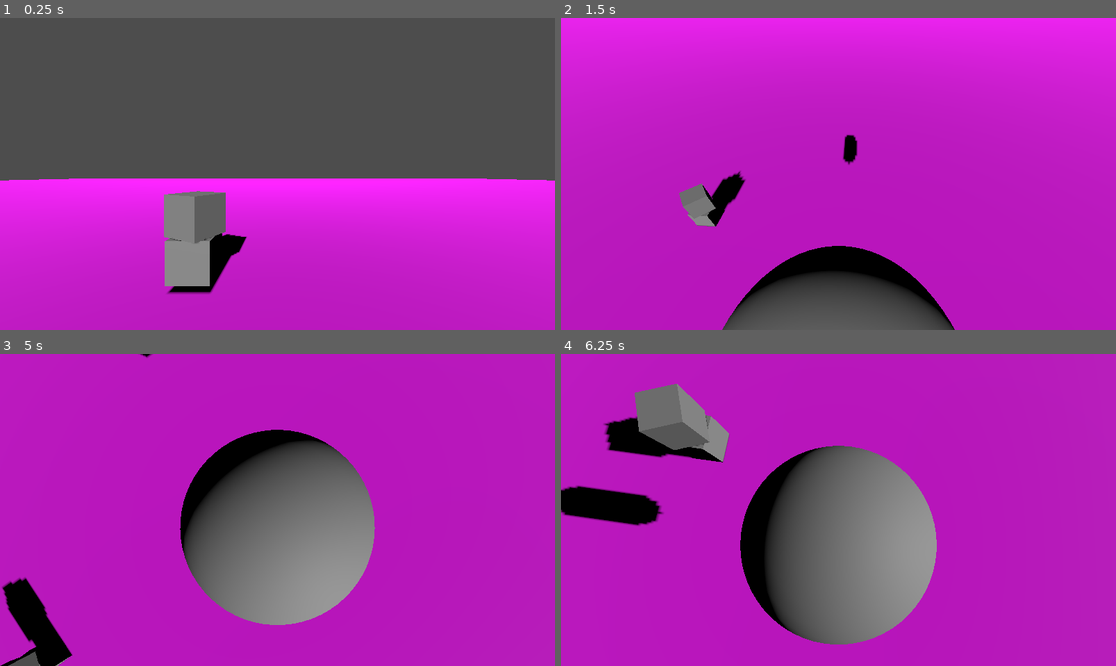
Above: before the commit, frames 1-4 (two rows, left to right).
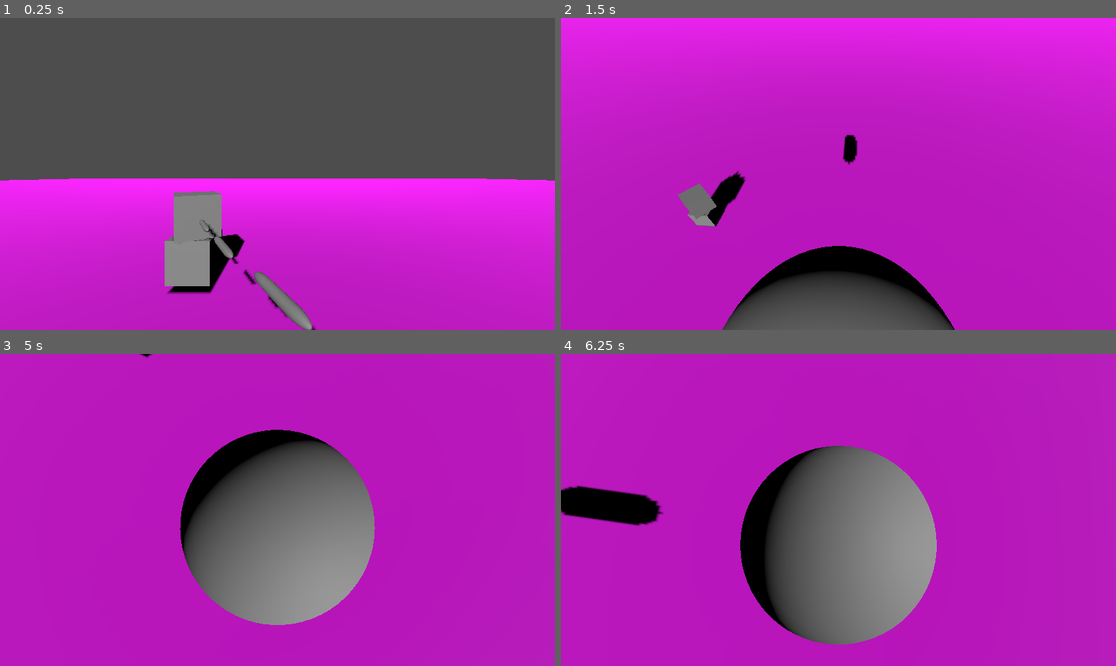
Above: after the commit, the same moments.

Repository: Flodurs/GoDotTest
Game: Godot game, scene res://scenes/level/level.tscn
Two runs of this game, one before a commit and one after it. Both use one fixed random seed, a clock stepped at 60 frames per second and the inputs below.
Inputs:
- Up to frame 1 (0.25 s): no input
- Up to frame 2 (1.5 s): hold D (Right) 0.53-1.28 s; hold Down (CamDown) 0.53-1.28 s; tap Space (Jump) at 0.77 s; hold S (Backward) from 1.28 s (still down); tap Left (CamLeft) at 1.35 s
- Up to frame 3 (5 s): tap Space (Jump) at 1.52, 3.02, 3.77, 4.52 s; release S (Backward) at 2.03 s; hold D (Right) 2.03-2.78 s; hold Right (CamRight) 2.03-2.78 s; hold W (Forward) 2.78-3.53 s; tap Up (CamUp) at 2.85 s; hold Down (CamDown) 3.53-4.28 s; hold A (Left) from 3.53 s (still down); tap Left (CamLeft) at 4.35 s
- Up to frame 4 (6.25 s): release A (Left) at 5.03 s; hold S (Backward) 5.03-5.78 s; hold Right (CamRight) 5.03-5.78 s; hold D (Right) from 5.78 s (still down); tap Up (CamUp) at 5.85 s; tap Space (Jump) at 6.02 s

The runs differ from the first frame. In frame 1, 1.9% of the frame differs, in the area x 29-58%, y 55-100%; in frame 2, less than 0.1%; in frame 3, 1.9%; in frame 4, 3.7%, in the area x 7-31%, y 9-35%.

Commit message:
Added shooting

Diff:
--- a/scenes/enemys/enemy_1.gd
+++ b/scenes/enemys/enemy_1.gd
@@ -1,8 +1,9 @@
 extends CharacterBody3D
 
+var BULLET = preload("res://scenes/projectiles/bullet.tscn")
 
 var gravity = 3
-var rotationspeed = 2
+var rotationspeed = 10
 var target_y_angle = 0
 var movementSpeed = 2
 var targetPoint = 1
@@ -12,6 +13,13 @@
 	if not is_on_floor():
 		velocity.y -= gravity * delta
 	move_and_slide()
+
+func shoot():
+	var b = BULLET.instantiate()
+	b.position = position
+	b.rotation = $Head.rotation
+	b.rotation.y+=1.5707
+	owner.add_child(b)
 
 
 func _process(delta):
@@ -26,10 +34,12 @@
 	if targetPoint == 0:
 		transform.origin.x-=movementSpeed*delta
 
-	if transform.origin.x >= 10:
+	if transform.origin.x >= 2:
+		shoot()
 		targetPoint = 0
 
-	if transform.origin.x <= -10:
+	if transform.origin.x <= -2:
+		shoot()
 		targetPoint = 1
 
 
@@ -56,6 +66,8 @@
 	var dirAngle = map_xz.angle()
 	var myAngle = aMap_xz.angle()
 
+	target_y_angle = dirAngle
+
 
 
 
--- a/scenes/enemys/enemy_1.tscn
+++ b/scenes/enemys/enemy_1.tscn
@@ -9,7 +9,7 @@
 
 [sub_resource type="BoxMesh" id="BoxMesh_278l7"]
 
-[node name="CharacterBody3D" type="CharacterBody3D"]
+[node name="enemy1" type="CharacterBody3D"]
 script = ExtResource("1_goman")
 
 [node name="CollisionShape3D" type="CollisionShape3D" parent="."]
--- /dev/null
+++ b/scenes/projectiles/bullet.gd
@@ -0,0 +1,16 @@
+extends Node3D
+
+var dir: Vector3
+var speed = 200
+var existingTime = 0
+# Called when the node enters the scene tree for the first time.
+func _ready():
+	pass # Replace with function body.
+
+
+# Called every frame. 'delta' is the elapsed time since the previous frame.
+func _process(delta):
+	transform.origin+=transform.basis.z*delta*speed
+	existingTime+=delta
+	if existingTime >= 10:
+		queue_free()
--- /dev/null
+++ b/scenes/projectiles/bullet.tscn
@@ -0,0 +1,20 @@
+[gd_scene load_steps=4 format=3 uid="uid://b8nsnlxkne8j6"]
+
+[ext_resource type="Script" path="res://scenes/projectiles/bullet.gd" id="1_mdgox"]
+
+[sub_resource type="CapsuleMesh" id="CapsuleMesh_s8ixy"]
+
+[sub_resource type="BoxShape3D" id="BoxShape3D_5i54f"]
+
+[node name="Bullet" type="Node3D"]
+transform = Transform3D(0.1, 0, 0, 0, 0.1, 0, 0, 0, 0.4, 0, 0, 0)
+script = ExtResource("1_mdgox")
+
+[node name="MeshInstance3D" type="MeshInstance3D" parent="."]
+transform = Transform3D(1, 0, 0, 0, -0.0871558, -0.996195, 0, 0.996195, -0.0871558, 0, 0, 0)
+mesh = SubResource("CapsuleMesh_s8ixy")
+
+[node name="Area3D" type="Area3D" parent="."]
+
+[node name="CollisionShape3D" type="CollisionShape3D" parent="Area3D"]
+shape = SubResource("BoxShape3D_5i54f")
